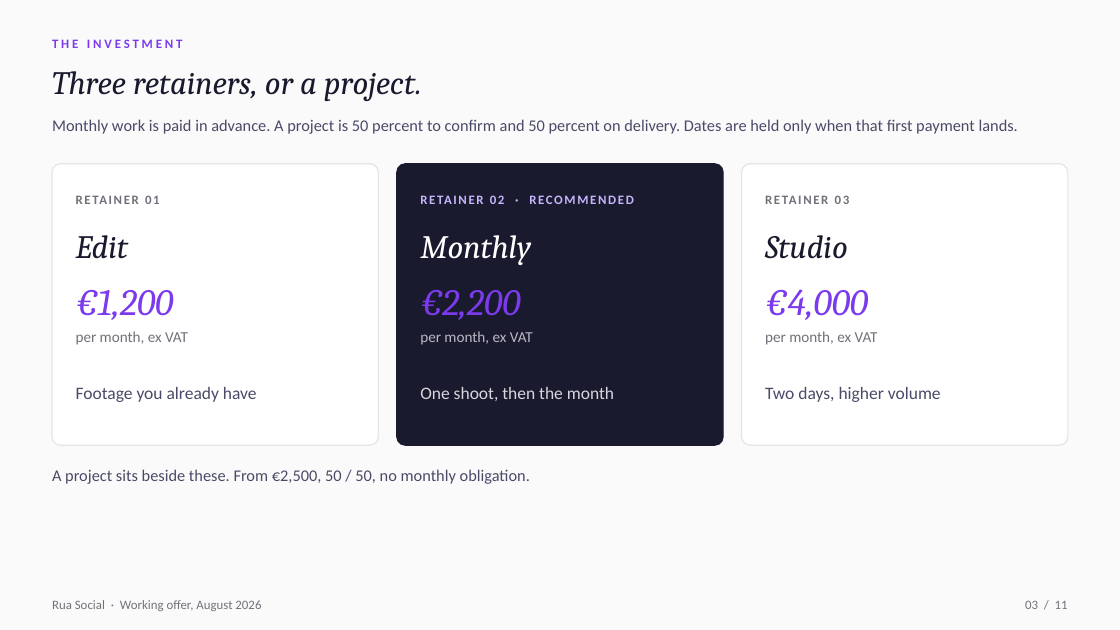
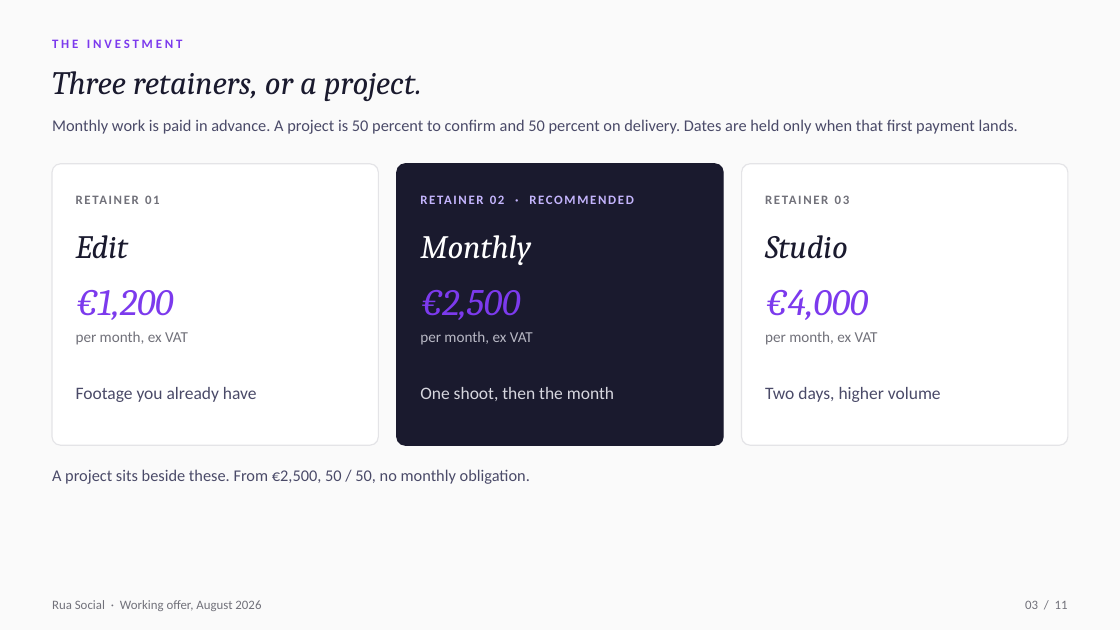
Before and after one commit to Rua-Social/Rua, a slide deck: slide 3 of 20-studio/sales/ways-to-work-present.pptx. Drawn at 1120x630 pixels with LibreOffice and Linux fonts; fonts in the diff are those of the drawing. Boxes give left, top, right and bottom in pixels: in the first picture for what was removed or moved away, otherwise in the second. Text is boxed around its words. In the diff, an @@ line names an element or a change of style, - is before the commit and + after.

```diff
--- a/20-studio/sales/ways-to-work-present.pptx
+++ b/20-studio/sales/ways-to-work-present.pptx
@@ text at [420,290,520,320]: text changed @@
-€2,200
+€2,500
```
Also in this commit, not shown: 1 other slide changed, 8 other files.
